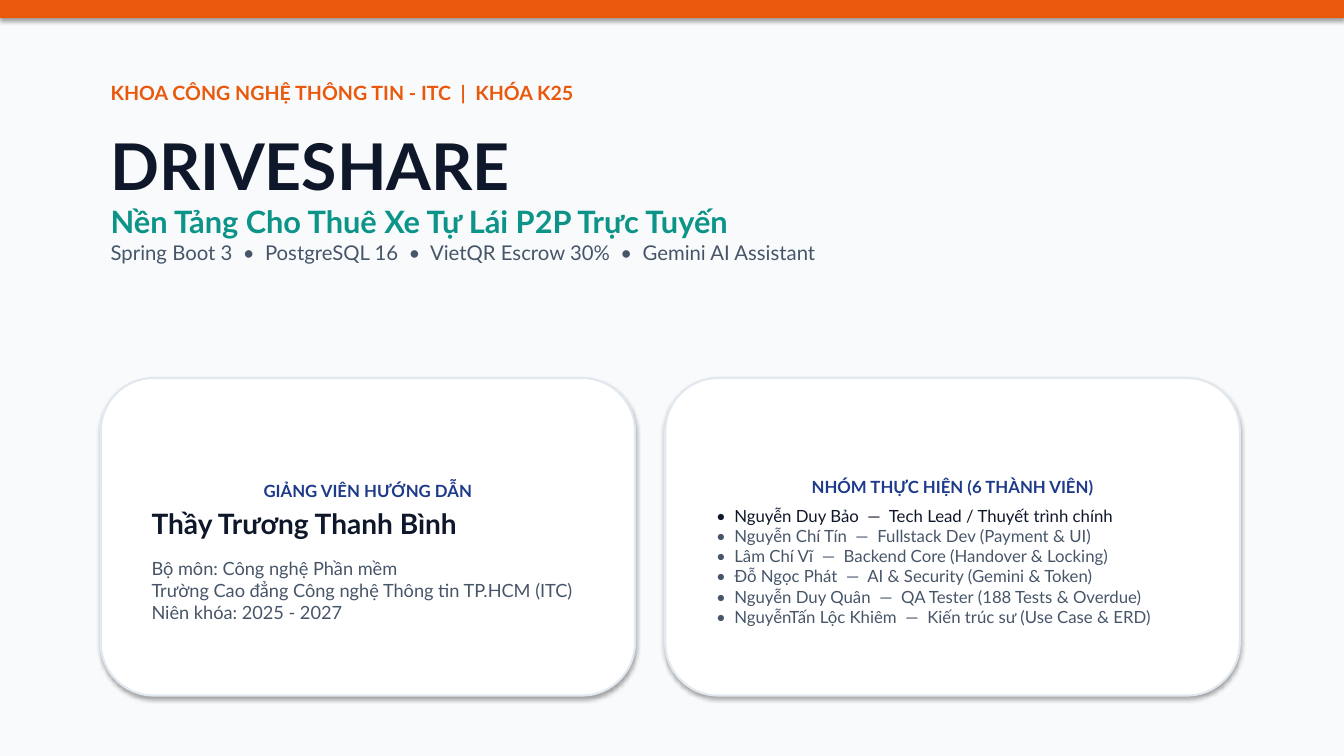
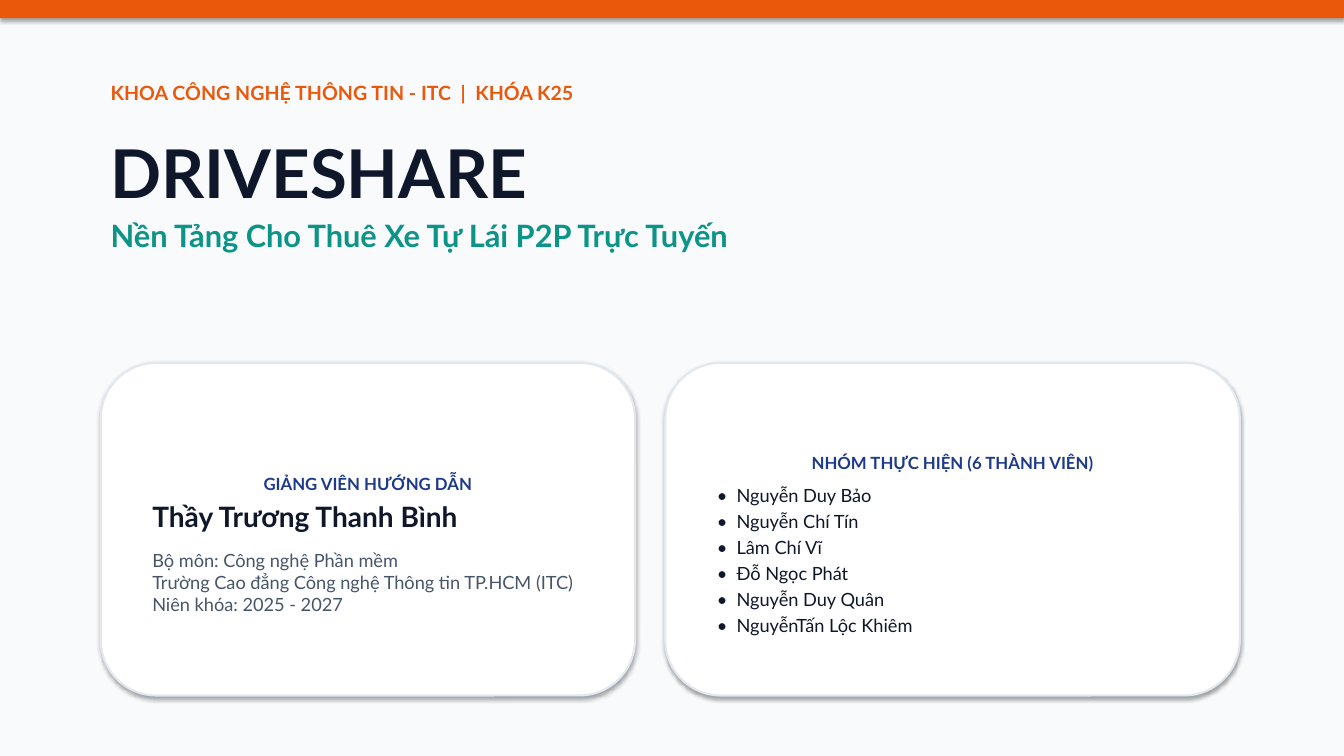
Before and after one commit to em123ngao-arch/thueXe_Online, a slide deck: slide 1 of docs/Slide_Bao_Ve_Do_An_DriveShare_K4.pptx. Drawn at 1344x756 pixels with LibreOffice and Linux fonts; fonts in the diff are those of the drawing. Boxes give left, top, right and bottom in pixels: in the first picture for what was removed or moved away, otherwise in the second. Text is boxed around its words. In the diff, an @@ line names an element or a change of style, - is before the commit and + after.

```diff
--- a/docs/Slide_Bao_Ve_Do_An_DriveShare_K4.pptx
+++ b/docs/Slide_Bao_Ve_Do_An_DriveShare_K4.pptx
@@ text "DRIVESHARE" at [111,149,727,253]: size 46 to 48 pt in "DRIVESHARE"; more space between paragraphs @@
@@ text at [111,245,815,264]: paragraph removed @@
-Spring Boot 3 • PostgreSQL 16 • VietQR Escrow 30% • Gemini AI Assistant
@@ rounded rectangle "GIẢNG VIÊN HƯỚNG DẪN": place and size @@
-rounded rectangle "GIẢNG VIÊN HƯỚNG DẪN" at [101,378,635,696]
+rounded rectangle "GIẢNG VIÊN HƯỚNG DẪN" at [101,363,635,696]
@@ rounded rectangle "NHÓM THỰC HIỆN (6 THÀNH ...": place and size @@
-rounded rectangle "NHÓM THỰC HIỆN (6 THÀNH ..." at [665,378,1240,696]
+rounded rectangle "NHÓM THỰC HIỆN (6 THÀNH ..." at [665,363,1240,696]
@@ text in rounded rectangle at [812,455,1093,472]: more space between paragraphs @@
@@ text in rounded rectangle at [737,486,912,636]: text changed; size 12 to 13 pt; text colour #475569 to #0F172A @@
-• Nguyễn Duy Bảo — Tech Lead / Thuyết trình chính
-• Nguyễn Chí Tín — Fullstack Dev (Payment & UI)
-• Lâm Chí Vĩ — Backend Core (Handover & Locking)
-• Đỗ Ngọc Phát — AI & Security (Gemini & Token)
-• Nguyễn Duy Quân — QA Tester (188 Tests & Overdue)
-• NguyễnTấn Lộc Khiêm — Kiến trúc sư (Use Case & ERD)
+• Nguyễn Duy Bảo
+• Nguyễn Chí Tín
+• Lâm Chí Vĩ
+• Đỗ Ngọc Phát
+• Nguyễn Duy Quân
+• NguyễnTấn Lộc Khiêm
```
Also in this commit, not shown: 15 other slides changed, 2 slides removed, 38 other files.
